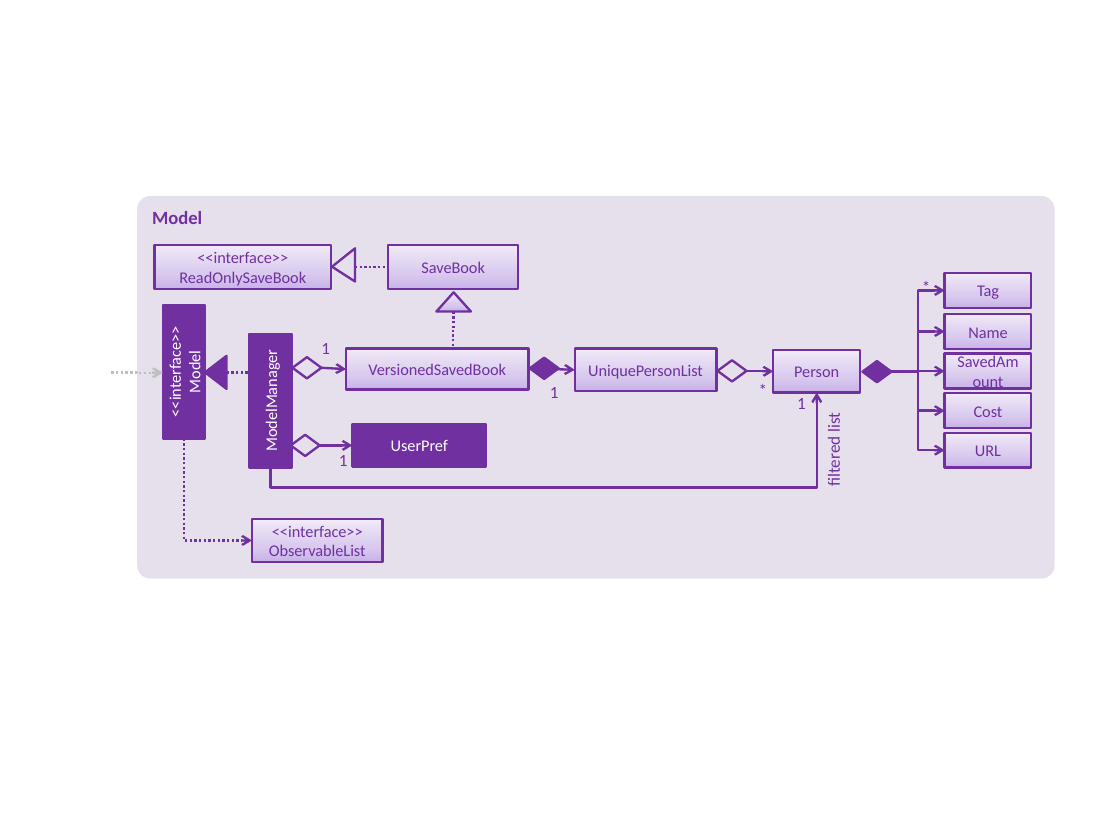
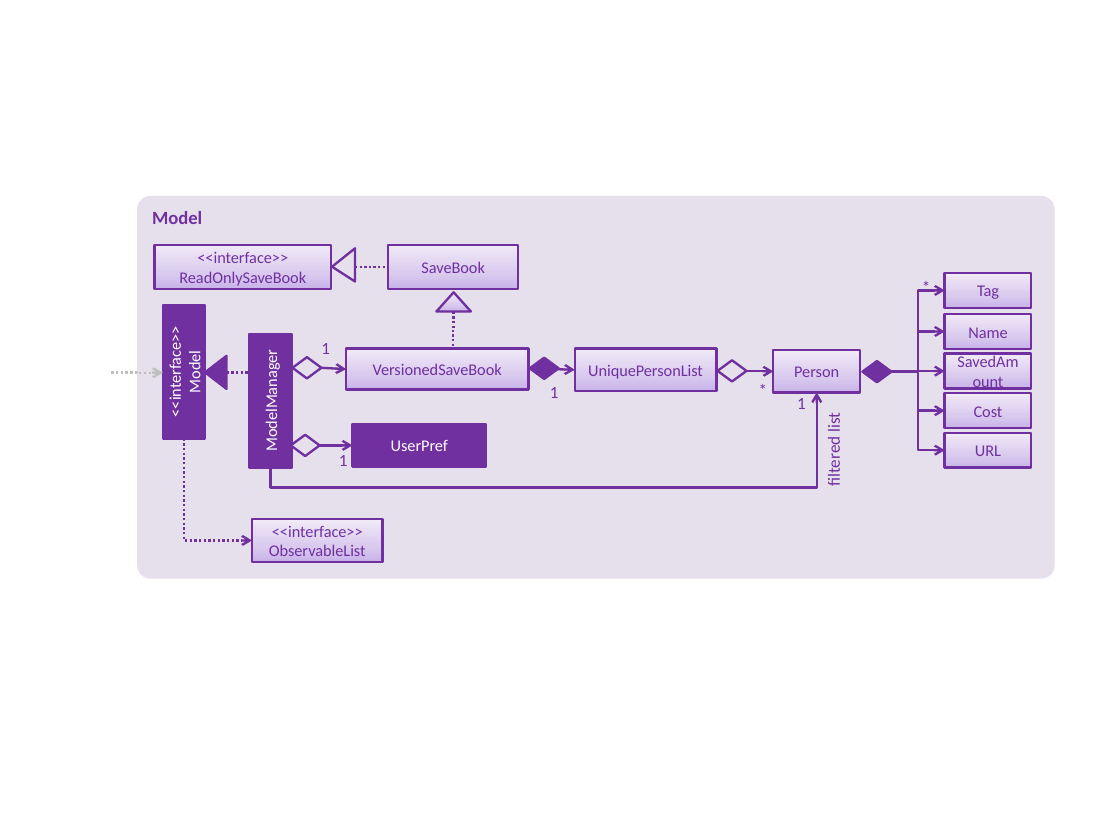
Before and after one commit to nus-cs2103-AY1819S1/addressbook-level4, a slide deck: slide 1 of docs/diagrams/ModelComponentClassDiagram.pptx. Drawn at 1120x840 pixels with LibreOffice and Linux fonts; fonts in the diff are those of the drawing. Boxes give left, top, right and bottom in pixels: in the first picture for what was removed or moved away, otherwise in the second. Text is boxed around its words. In the diff, an @@ line names an element or a change of style, - is before the commit and + after.

Commit message:
ModelComponentClassDiagram.pptx: Fix errata

```diff
--- a/docs/diagrams/ModelComponentClassDiagram.pptx
+++ b/docs/diagrams/ModelComponentClassDiagram.pptx
@@ text in rectangle at (x1=373, y1=364, x2=502, y2=375): text changed @@
-VersionedSavedBook
+VersionedSaveBook
```
